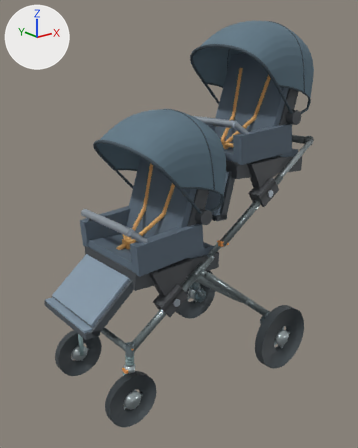
The glTF model models/double_cabin/D02_w550_state1_wheel_M.glb as it was, and as the next commit left it.
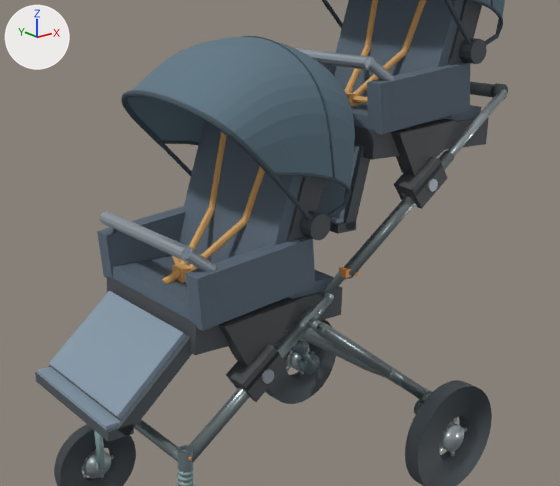
Each version is shown whole from a 50 mm camera at (-0.809, -1.647, 1.362) aimed at (0.504, -0.006, 0.705), then close up on the part from 7% to 96% of the width and 20% to 82% of the height. Arrows for +X, +Y and +Z are at upper left; the lights stay in place. The first two pictures are the older version. Vertices at exactly the same position are counted once.

Objects in the first close-up: 'D02_Front', 'D02_Rear', 'FR_tire.002', 'RL_tire.002', 'RR_tire.002', 'V46_rear_leg_-1.003', 'V46_rearbar.003', 'front_fixed_round_tube.002', 'handle_slider_-1.002', 'main_lower_-1.003', 'main_upper_-1.003' and 22 more.
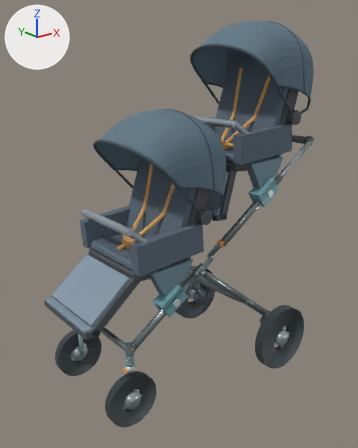
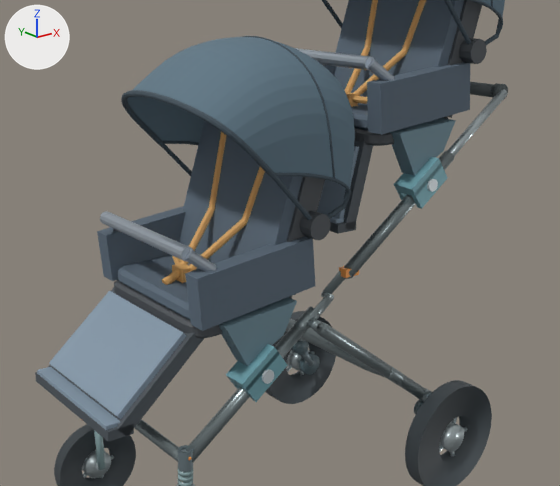
The change, as a diff of the scene's bpy script:
```diff
--- a/models/double_cabin/D02_w550_state1_wheel_M.glb.py
+++ b/models/double_cabin/D02_w550_state1_wheel_M.glb.py
@@ mat_d02_mounts @@
 mat_d02_mounts = principled_material('D02_mounts')
-mat_d02_mounts.base_color = (0.07, 0.076, 0.084)  # dark grey #4b4e52
+mat_d02_mounts.base_color = (0.19, 0.415, 0.475)  # cyan #79acb7
 mat_d02_mounts.metallic = 0.1
@@ mat_d02_mounts_001 @@
 mat_d02_mounts_001 = principled_material('D02_mounts.001')
-mat_d02_mounts_001.base_color = (0.07, 0.076, 0.084)  # dark grey #4b4e52
+mat_d02_mounts_001.base_color = (0.19, 0.415, 0.475)  # cyan #79acb7
 mat_d02_mounts_001.metallic = 0.1
@@ mat_d02_mount_cheek_001 @@
+mat_d02_mount_cheek_001 = principled_material('D02_mount_cheek.001')
+mat_d02_mount_cheek_001.base_color = (0.155, 0.258, 0.31)  # cyan #6e8b97
+mat_d02_mount_cheek_001.metallic = 0.08
+mat_d02_mount_cheek_001.roughness = 0.62
@@ mat_d02_mount_pin_001 @@
+mat_d02_mount_pin_001 = principled_material('D02_mount_pin.001')
+mat_d02_mount_pin_001.base_color = (0.74, 0.804, 0.833)  # white #dfe8eb
+mat_d02_mount_pin_001.metallic = 0.52
+mat_d02_mount_pin_001.roughness = 0.34
@@ mat_d02_mount_cheek @@
+mat_d02_mount_cheek = principled_material('D02_mount_cheek')
+mat_d02_mount_cheek.base_color = (0.155, 0.258, 0.31)  # cyan #6e8b97
+mat_d02_mount_cheek.metallic = 0.08
+mat_d02_mount_cheek.roughness = 0.62
@@ mat_d02_mount_pin @@
+mat_d02_mount_pin = principled_material('D02_mount_pin')
+mat_d02_mount_pin.base_color = (0.74, 0.804, 0.833)  # white #dfe8eb
+mat_d02_mount_pin.metallic = 0.52
+mat_d02_mount_pin.roughness = 0.34
@@ me_d02_front @@
-me_d02_front.from_pydata(...)  # 2049 vertices, 3868 faces; spans x -0.07..0.601, y -0.258..0.258, z 0.409..1.205
+me_d02_front.from_pydata(...)  # 2257 vertices, 4284 faces; spans x -0.07..0.601, y -0.258..0.258, z 0.409..1.205
+# me_d02_front part 1: the loose piece of 8 vertices spanning x 0.147..0.548, y -0.189..0.189, z 0.598..0.657 is rebuilt with 112 vertices and now spans x 0.151..0.408, y -0.187..0.187, z 0.614..0.658
+# me_d02_front part 2: the loose piece of 8 vertices spanning x 0.14..0.572, y -0.197..0.197, z 0.541..0.627 is rebuilt with 112 vertices and now spans x 0.142..0.437, y -0.197..0.197, z 0.584..0.635
+# me_d02_front part 3: 96 faces spanning x 0.278..0.31, y -0.258..0.258, z 0.465..0.497 switch from mat_d02_frame (light grey #afbac4) to mat_d02_mount_pin (white #dfe8eb)
+# me_d02_front part 4: 24 faces spanning x 0.199..0.402, y -0.226..0.226, z 0.506..0.628 switch from mat_d02_mounts (dark grey #4b4e52) to mat_d02_mount_cheek (cyan #6e8b97)
 me_d02_front.materials.append(mat_d02_upholstery)
@@ me_d02_rear @@
-me_d02_rear.from_pydata(...)  # 2049 vertices, 3868 faces; spans x 0.583..1.122, y -0.258..0.258, z 0.737..1.566
+me_d02_rear.from_pydata(...)  # 2257 vertices, 4284 faces; spans x 0.583..1.122, y -0.258..0.258, z 0.737..1.566
+# me_d02_rear part 5: the loose piece of 8 vertices spanning x 0.667..1.068, y -0.189..0.189, z 0.959..1.018 is rebuilt with 112 vertices and now spans x 0.672..0.929, y -0.187..0.187, z 0.975..1.019
+# me_d02_rear part 6: the loose piece of 8 vertices spanning x 0.66..1.092, y -0.197..0.197, z 0.902..0.988 is rebuilt with 112 vertices and now spans x 0.662..0.958, y -0.197..0.197, z 0.945..0.996
+# me_d02_rear part 7: 96 faces spanning x 0.798..0.83, y -0.258..0.258, z 0.826..0.858 switch from mat_d02_frame_001 (light grey #afbac4) to mat_d02_mount_pin_001 (white #dfe8eb)
+# me_d02_rear part 8: 24 faces spanning x 0.719..0.923, y -0.226..0.226, z 0.867..0.989 switch from mat_d02_mounts_001 (dark grey #4b4e52) to mat_d02_mount_cheek_001 (cyan #6e8b97)
 me_d02_rear.materials.append(mat_d02_upholstery_001)
```

Boxes [x1, y1, x2, y2] around the edits, measured in the close-ups (560 x 486 px):
'D02_Front', recoloured, reshaped (dark blue to cyan)
    both: [35, 36, 355, 442]
'D02_Rear', recoloured, reshaped (light grey to cyan)
    both: [295, 0, 505, 234]
part 1 of me_d02_front, rebuilt
    before: [113, 255, 333, 320]
    after: [118, 255, 199, 320]
part 2 of me_d02_front, rebuilt (24% narrower, 26% shorter)
    before: [107, 276, 343, 355]
    after: [114, 280, 292, 338]
part 3 of me_d02_front, recoloured
    both: [261, 369, 274, 384]
part 4 of me_d02_front, recoloured (dark grey to cyan)
    both: [219, 297, 297, 366]
part 5 of me_d02_rear, rebuilt
    before: [351, 103, 481, 129]
    after: [351, 103, 437, 130]
part 6 of me_d02_rear, rebuilt
    before: [354, 118, 489, 160]
    after: [354, 117, 448, 146]
part 7 of me_d02_rear, recoloured
    both: [427, 179, 438, 192]
part 8 of me_d02_rear, recoloured (dark grey to cyan)
    both: [391, 118, 456, 176]
